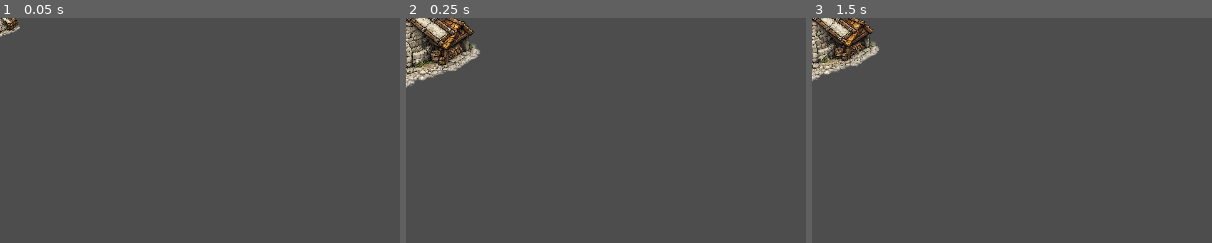
Above: before the commit, frames 1-3 (left to right).
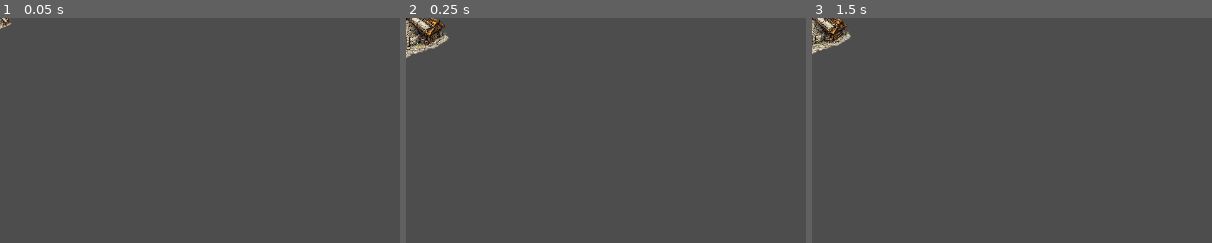
Above: after the commit, the same moments.

Repository: a1ex-w/SurvivorIO
Game: Godot game, scene res://scenes/object/windmill.tscn
Two runs of this game, one before a commit and one after it. Both use one fixed random seed, a clock stepped at 60 frames per second and the inputs below. This scene is started directly instead of the project's main scene.
Inputs (mouse positions are % of the whole screen's width and height, from its top left):
- Up to frame 1 (0.05 s): no input
- Up to frame 2 (0.25 s): no input
- Up to frame 3 (1.5 s): tap Enter (chat) at 0.5 s; move the mouse to (72, 45) at 0.52 s; hold D (walkRight) 0.53-1.28 s; hold Enter (chat) 0.53-1.28 s; click (72, 45) at 0.67 s; tap Space at 1.25 s; move the mouse to (30, 55) at 1.27 s; hold S (walkDown) from 1.28 s (still down); tap E (interact) at 1.35 s
The pictures show only the part of the screen within x 0-50%, y 0-50%; the shares and areas given below are measured in that part.

The runs differ from the first frame. In frame 1, 0.3% of the frame differs, in the area x 0-5%, y 0-9%; in frame 2, 3.6%, in the area x 0-19%, y 0-32%; in frame 3, 3.0%.

Commit message:
Scale windmill sprite to 0.14 — fits 128x128 (2x2 wall) hitbox exactly
128 / 916px ≈ 0.14. Reverts the overcorrected 0.243 scale which made the
sprite extend far beyond the collision box.

Co-Authored-By: Claude Sonnet 4.6 <noreply@anthropic.com>

Diff:
--- a/scenes/object/windmill.gd
+++ b/scenes/object/windmill.gd
@@ -7,9 +7,8 @@
 # before calling super._ready(). See placeable_object.gd for the full extension pattern.
 extends "res://scenes/object/placeable_object.gd"
 
-# Scaled to match wall visual density: wall is 695px@0.092=64px, windmill is 916px@128px hitbox.
-# 0.092 * (916/695) * (128/64) ≈ 0.243 — sails extend slightly beyond the 128px hitbox naturally.
-const SCALE := Vector2(0.243, 0.243)
+# 128 / 916 ≈ 0.14 — fits the sprite within the 128x128 (2×2 wall) collision box.
+const SCALE := Vector2(0.14, 0.14)
 
 func _ready() -> void:
 	score_per_interval = 10  # +10 score to owner every 10 seconds
--- a/scenes/object/windmill.tscn
+++ b/scenes/object/windmill.tscn
@@ -26,7 +26,7 @@
 "times": PackedFloat32Array(0, 0.1, 0.5),
 "transitions": PackedFloat32Array(1, 1, 1),
 "update": 0,
-"values": [Vector2(0.243, 0.243), Vector2(0.292, 0.292), Vector2(0.006, 0.006)]
+"values": [Vector2(0.14, 0.14), Vector2(0.168, 0.168), Vector2(0.006, 0.006)]
 }
 tracks/1/type = "method"
 tracks/1/imported = false
@@ -71,7 +71,7 @@
 "times": PackedFloat32Array(0, 0.0001, 0.2, 0.3),
 "transitions": PackedFloat32Array(1, 1, 1, 1),
 "update": 0,
-"values": [Vector2(0.243, 0.243), Vector2(0, 0), Vector2(0.292, 0.292), Vector2(0.243, 0.243)]
+"values": [Vector2(0.14, 0.14), Vector2(0, 0), Vector2(0.168, 0.168), Vector2(0.14, 0.14)]
 }
 
 [sub_resource type="AnimationLibrary" id="AnimationLibrary_windmill"]
@@ -90,7 +90,7 @@
 
 [node name="Sprite2D" type="Sprite2D" parent="."]
 texture_filter = 1
-scale = Vector2(0.243, 0.243)
+scale = Vector2(0.14, 0.14)
 
 [node name="CollisionShape2D" type="CollisionShape2D" parent="."]
 shape = SubResource("RectangleShape2D_windmill")
